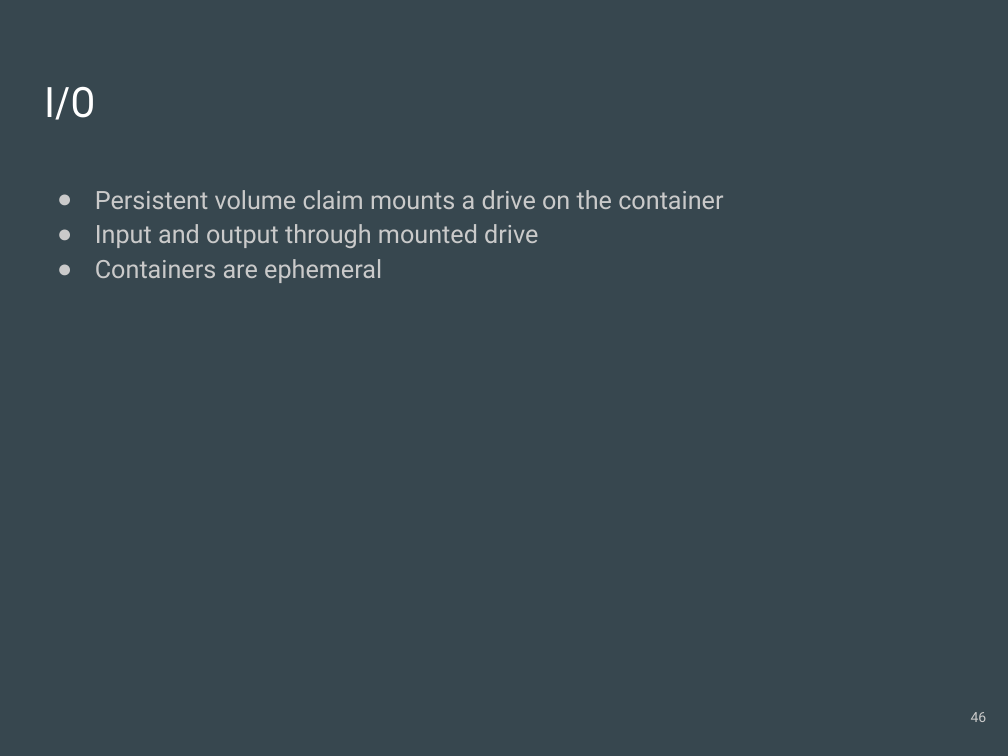
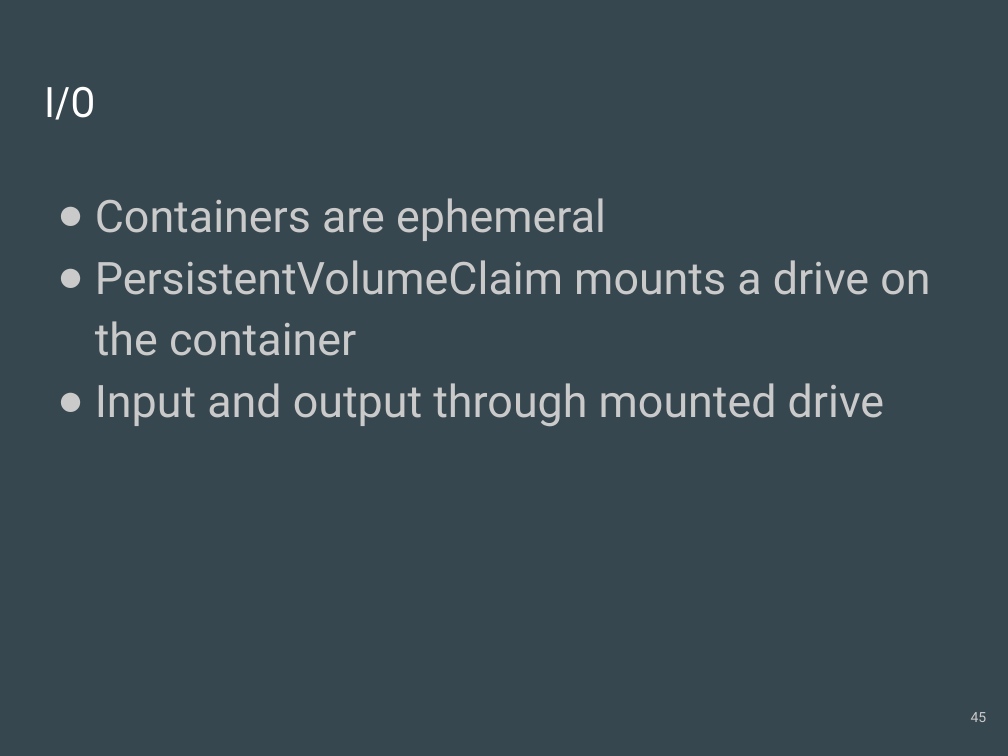
Before and after one commit to cnnrznn/cnnrznn.github.io, a slide deck: slide 45 of files/GoMR/slides-distributed.pptx (slide 46 before the commit). Drawn at 1008x756 pixels with LibreOffice and Linux fonts; fonts in the diff are those of the drawing. Boxes give left, top, right and bottom in pixels: in the first picture for what was removed or moved away, otherwise in the second. Text is boxed around its words. In the diff, an @@ line names an element or a change of style, - is before the commit and + after.

Commit message:
updating talk slides

```diff
--- a/files/GoMR/slides-distributed.pptx
+++ b/files/GoMR/slides-distributed.pptx
@@ text at bbox=[95, 198, 930, 356]: text changed; size 18 to 32 pt @@
-● Persistent volume claim mounts a drive on the container
+● Containers are ephemeral
+● PersistentVolumeClaim mounts a drive on the container
@@ text at bbox=[95, 259, 382, 283]: paragraph removed @@
-● Containers are ephemeral
@@ text at bbox=[95, 383, 885, 427]: size 18 to 32 pt in "Input and output through mounted drive" @@
```
Also in this commit, not shown: 9 other slides changed, 4 slides added, 1 slide removed.
